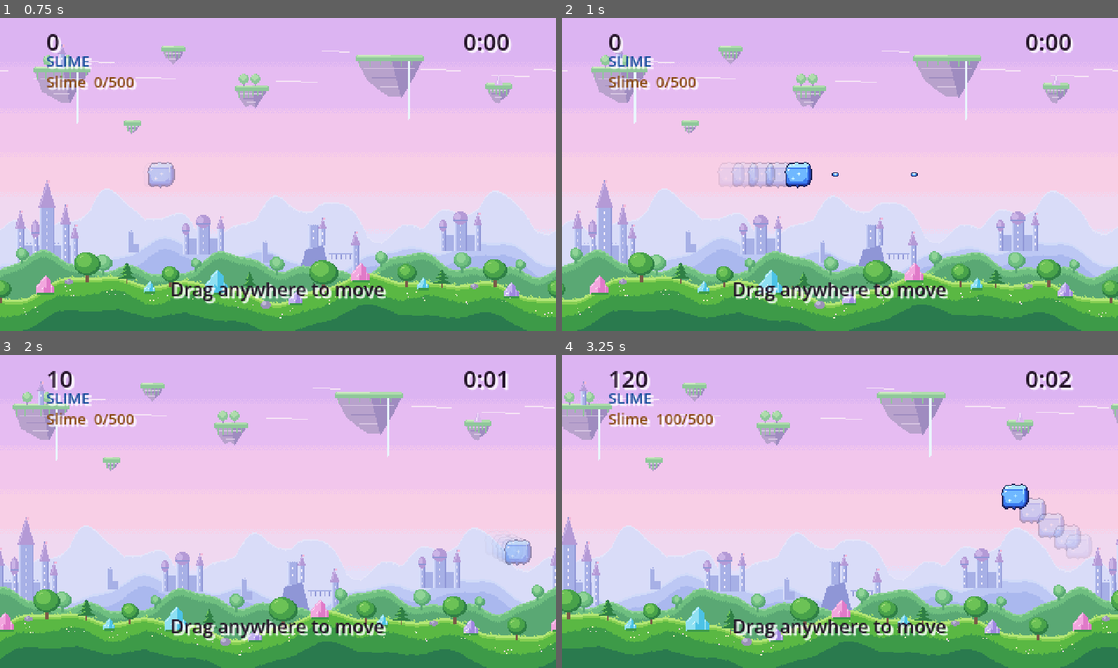
Above: before the commit, frames 1-4 (two rows, left to right).
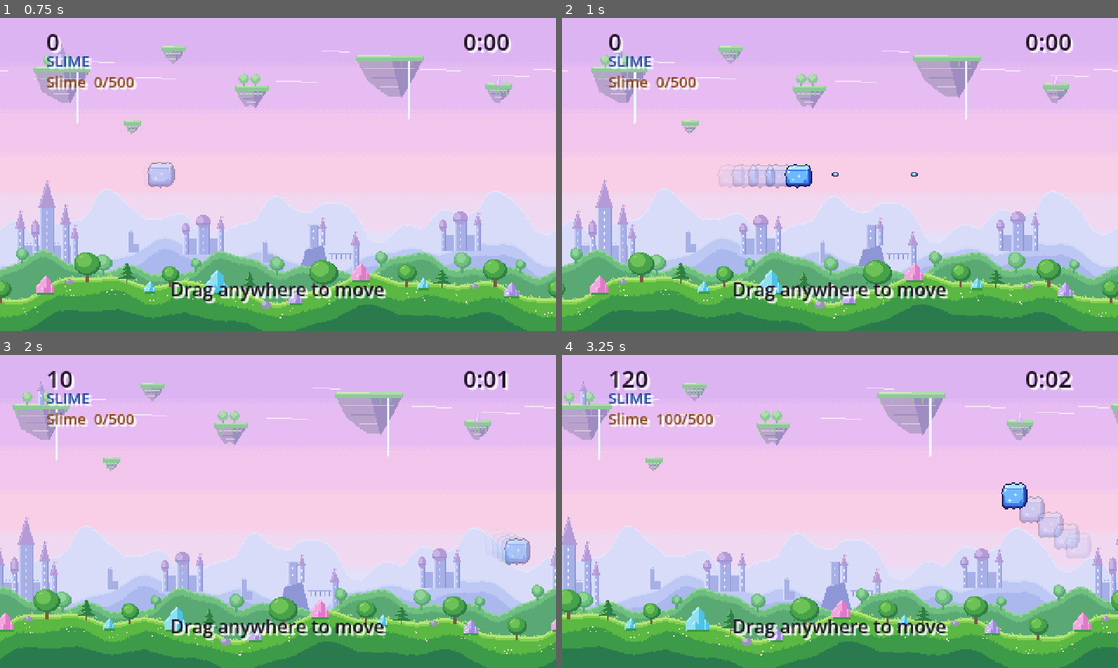
Above: after the commit, the same moments.

Repository: thongdo05/reincarnated-as-what
Game: Godot game, scene res://scenes/main.tscn
Two runs of this game, one before a commit and one after it. Both use one fixed random seed, a clock stepped at 60 frames per second and the inputs below.
Inputs (mouse positions are in pixels of both pictures, inside the frame that each line leads up to):
- Up to frame 1 (0.75 s): tap Enter at 0.5 s; move the mouse to (400, 158) at 0.52 s; hold D from 0.53 s (still down); click (400, 158) at 0.67 s
- Up to frame 2 (1 s): keep holding D
- Up to frame 3 (2 s): release D at 1.25 s; drag from (166, 527) to (250, 574) at 1.27 s
- Up to frame 4 (3.25 s): move the mouse to (895, 442) at 2.02 s; hold D 2.03-2.75 s; drag from (812, 574) to (673, 464) at 2.77 s

Frame 1 is identical in both runs. In frame 2, 0.3% of the frame differs, in the area x 30-45%, y 46-55%; in frame 3, 0.1%; in frame 4, 0.3%.

Commit message:
Play idle sheets on forms, split slimes, and enemies.
Each looping strip is four frames at 6 fps, anchored like the static sprite. A rank-up or a slime split swaps sheets. Hitboxes stay on the static art box.

Co-authored-by: thongdo05 <thongdo05@users.noreply.github.com>

Diff:
--- a/scripts/art_library.gd
+++ b/scripts/art_library.gd
@@ -4,6 +4,8 @@
 ## Reads res://art/manifest.json. Anchors are pixels from the top-left of the frame.
 ## A center anchor draws the sprite around the node's origin. A bottom-center anchor
 ## (the skeleton archer) puts the feet on the node's origin.
+## Idle sheets are horizontal strips named <sprite>_idle.png. Hitboxes stay on the
+## static file, so a strip's full width never becomes a collision box.
 
 const ROOT := "res://art/"
 
@@ -54,14 +56,25 @@
 	var point: Array = data.get("anchor", [0, 0])
 	return Vector2(float(point[0]), float(point[1]))
 
-## Opaque art size when the manifest measured one, otherwise the frame size.
+## Opaque art size when the manifest measured one, otherwise one frame.
+## Sheets expose frame_size so the strip width is not treated as the body.
 static func art_bbox(file_name: String) -> Vector2:
 	var data := entry(file_name)
 	if data.has("art_bbox"):
 		var box: Array = data["art_bbox"]
 		return Vector2(float(box[0]), float(box[1]))
+	if data.has("frame_size"):
+		var frame: Array = data["frame_size"]
+		return Vector2(float(frame[0]), float(frame[1]))
 	var size: Array = data.get("size", [8, 8])
 	return Vector2(float(size[0]), float(size[1]))
+
+## <name>.png -> <name>_idle.png when that sheet is in the manifest.
+static func loop_file(base_file: String) -> String:
+	var idle := base_file.trim_suffix(".png") + "_idle.png"
+	if has_file(idle):
+		return idle
+	return base_file
 
 ## Circle radius whose diameter is pct of the average art-box side.
 ## pct stays inside 0.50-0.65 so the hitbox is smaller than the sprite.
@@ -75,3 +88,28 @@
 	if tex == null:
 		return
 	canvas.draw_texture(tex, -anchor(file_name), tint)
+
+## Draw base_file, or its idle sheet, around origin. origin is the actor's
+## anchor point in the canvas's local space (Vector2.ZERO for the actor itself).
+## The anchor is the static sprite's, which matches the sheet.
+static func draw_loop(canvas: CanvasItem, base_file: String, time_sec: float, origin: Vector2 = Vector2.ZERO, tint: Color = Color.WHITE) -> void:
+	var file := loop_file(base_file)
+	var tex := texture(file)
+	if tex == null:
+		return
+	var data := entry(file)
+	var frames := int(data.get("frames", 1))
+	var point := anchor(base_file)
+	if frames <= 1:
+		canvas.draw_texture(tex, origin - point, tint)
+		return
+	var frame_box: Array = data.get("frame_size", [1, 1])
+	var frame := Vector2(float(frame_box[0]), float(frame_box[1]))
+	var fps := float(data.get("fps", 6))
+	var index := int(floor(time_sec * fps))
+	if bool(data.get("loop", true)):
+		index = posmod(index, frames)
+	else:
+		index = clampi(index, 0, frames - 1)
+	var src := Rect2(frame.x * float(index), 0.0, frame.x, frame.y)
+	canvas.draw_texture_rect_region(tex, Rect2(origin - point, frame), src, tint)
--- a/scripts/enemy_actor.gd
+++ b/scripts/enemy_actor.gd
@@ -154,7 +154,7 @@
 func _draw() -> void:
 	var file := SpawnDirector.sprite_for(kind)
 	# Enemies and hazards are drawn facing the way the files face. Do not flip.
-	ArtLibrary.draw_anchored(self, file)
+	ArtLibrary.draw_loop(self, file, age)
 	if hp < max_hp and alive:
 		var box := ArtLibrary.art_bbox(file)
 		var width := maxf(box.x * 0.55, 8.0)
--- a/scripts/player_ship.gd
+++ b/scripts/player_ship.gd
@@ -148,12 +148,8 @@
 	var file := sprite_name()
 	if form_id == FormCatalog.Id.SLIME:
 		var i := _trail.size()
-		var anchor := ArtLibrary.anchor(file)
-		var tex := ArtLibrary.texture(file)
 		for point in _trail:
 			i -= 1
-			if tex == null:
-				break
 			var tint := Color(1, 1, 1, 0.10 + 0.07 * float(i))
-			draw_texture(tex, point - position - anchor, tint)
-	ArtLibrary.draw_anchored(self, file)
+			ArtLibrary.draw_loop(self, file, _wobble, point - position, tint)
+	ArtLibrary.draw_loop(self, file, _wobble)
--- a/tests/smoke.gd
+++ b/tests/smoke.gd
@@ -13,6 +13,7 @@
 	_unit_failed += _check_drag()
 	_unit_failed += _check_traits()
 	_unit_failed += _check_art()
+	_unit_failed += _check_idle()
 	if _unit_failed > 0:
 		push_error("%d smoke checks failed" % _unit_failed)
 		quit(1)
@@ -235,6 +236,95 @@
 		failed += 1
 	return failed
 
+func _check_idle() -> int:
+	var failed := 0
+	var text := FileAccess.get_file_as_string("res://art/manifest.json")
+	var parsed: Variant = JSON.parse_string(text)
+	var static_by_file := {}
+	var idle_count := 0
+	for item in parsed:
+		var entry: Dictionary = item
+		var file_name := str(entry["file"])
+		if file_name.ends_with("_idle.png"):
+			idle_count += 1
+			var frames := int(entry["frames"])
+			var fps := float(entry["fps"])
+			if frames != 4 or absf(fps - 6.0) > 0.01 or not bool(entry["loop"]):
+				push_error("idle sheet %s should be a 4-frame loop at 6 fps" % file_name)
+				failed += 1
+			var base := str(entry.get("base_sprite", "")).get_file()
+			if not ArtLibrary.has_file(base):
+				base = file_name.trim_suffix("_idle.png") + ".png"
+			var static_entry: Dictionary = ArtLibrary.entry(base)
+			if static_entry.is_empty():
+				push_error("idle sheet %s has no static sprite" % file_name)
+				failed += 1
+				continue
+			var idle_anchor: Array = entry["anchor"]
+			var static_anchor: Array = static_entry["anchor"]
+			if int(idle_anchor[0]) != int(static_anchor[0]) or int(idle_anchor[1]) != int(static_anchor[1]):
+				push_error("idle anchor drifted from %s" % base)
+				failed += 1
+			var frame_size: Array = entry["frame_size"]
+			var static_size: Array = static_entry["size"]
+			if int(frame_size[0]) != int(static_size[0]) or int(frame_size[1]) != int(static_size[1]):
+				push_error("idle frame size drifted from %s" % base)
+				failed += 1
+			if ArtLibrary.loop_file(base) != file_name:
+				push_error("loop file for %s was %s" % [base, ArtLibrary.loop_file(base)])
+				failed += 1
+		else:
+			static_by_file[file_name] = entry
+	if idle_count != 22:
+		push_error("expected 22 idle sheets, found %d" % idle_count)
+		failed += 1
+	for file_name in static_by_file:
+		var entry: Dictionary = static_by_file[file_name]
+		var category := str(entry.get("category", ""))
+		var wants_idle := category == "player_form" or category == "player_form_split" or category == "enemy"
+		var idle := ArtLibrary.loop_file(file_name)
+		if wants_idle and idle == file_name:
+			push_error("%s should play an idle sheet" % file_name)
+			failed += 1
+		if not wants_idle and idle != file_name:
+			push_error("%s should stay a static sprite" % file_name)
+			failed += 1
+	if ArtLibrary.loop_file("anvil.png") != "anvil.png" or ArtLibrary.loop_file("piano.png") != "piano.png":
+		push_error("hazards should not loop")
+		failed += 1
+	var ship := PlayerShip.new()
+	ship.setup(FormCatalog.Id.SLIME, Vector2(40, 40))
+	if ArtLibrary.loop_file(ship.sprite_name()) != "slime_r1_idle.png":
+		push_error("rank 0 slime should idle on slime_r1")
+		failed += 1
+	ship.set_rank(2)
+	if ArtLibrary.loop_file(ship.sprite_name()) != "slime_r3_idle.png":
+		push_error("a rank-up should swap to that rank's idle sheet")
+		failed += 1
+	var full := FormCatalog.hit_radius_for(FormCatalog.Id.SLIME, 2, false)
+	if absf(ship.radius - full) > 0.05:
+		push_error("ranking up should keep the static-sprite hitbox")
+		failed += 1
+	if not ship.absorb_lethal_hit() or ArtLibrary.loop_file(ship.sprite_name()) != "slime_small_r3_idle.png":
+		push_error("a split slime should play the small idle sheet of that rank")
+		failed += 1
+	if ship.radius >= full:
+		push_error("the split hitbox should stay inside the static art box")
+		failed += 1
+	ship.free()
+	for kind in [SpawnDirector.EYE, SpawnDirector.WOLF, SpawnDirector.ARCHER, SpawnDirector.WYVERN]:
+		var base := SpawnDirector.sprite_for(kind)
+		if ArtLibrary.loop_file(base) != base.trim_suffix(".png") + "_idle.png":
+			push_error("%s should loop its idle sheet" % base)
+			failed += 1
+		var body := SpawnDirector.body_radius(kind)
+		var box := ArtLibrary.art_bbox(base)
+		var expect := SpawnDirector.BODY_PCT * (box.x + box.y) * 0.25
+		if absf(body - expect) > 0.05:
+			push_error("enemy hitbox should stay on the static art box")
+			failed += 1
+	return failed
+
 func _check_score() -> int:
 	var failed := 0
 	var first: Dictionary = ScoreRules.on_kill(100, 0, 0.0)
